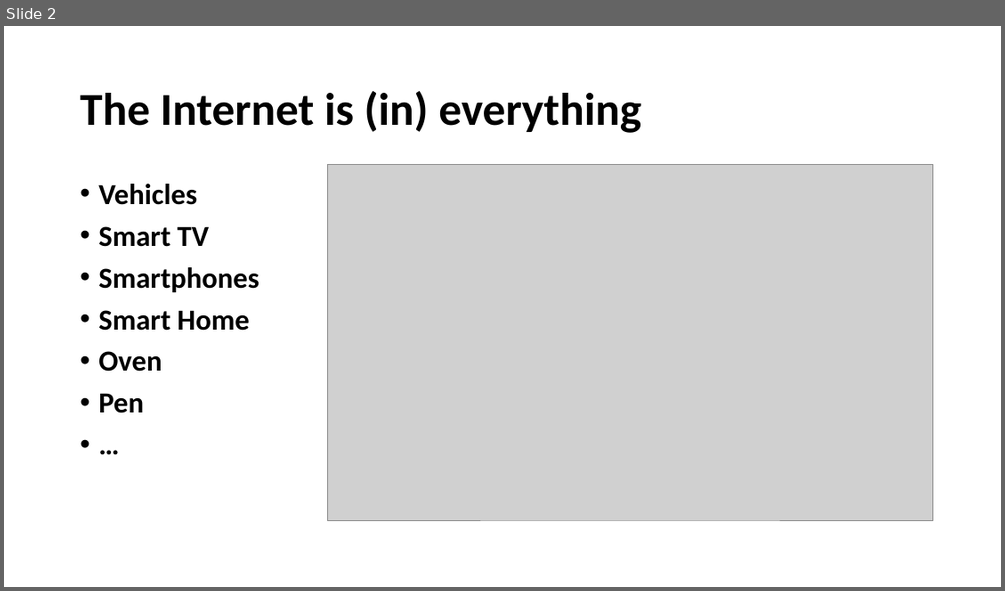
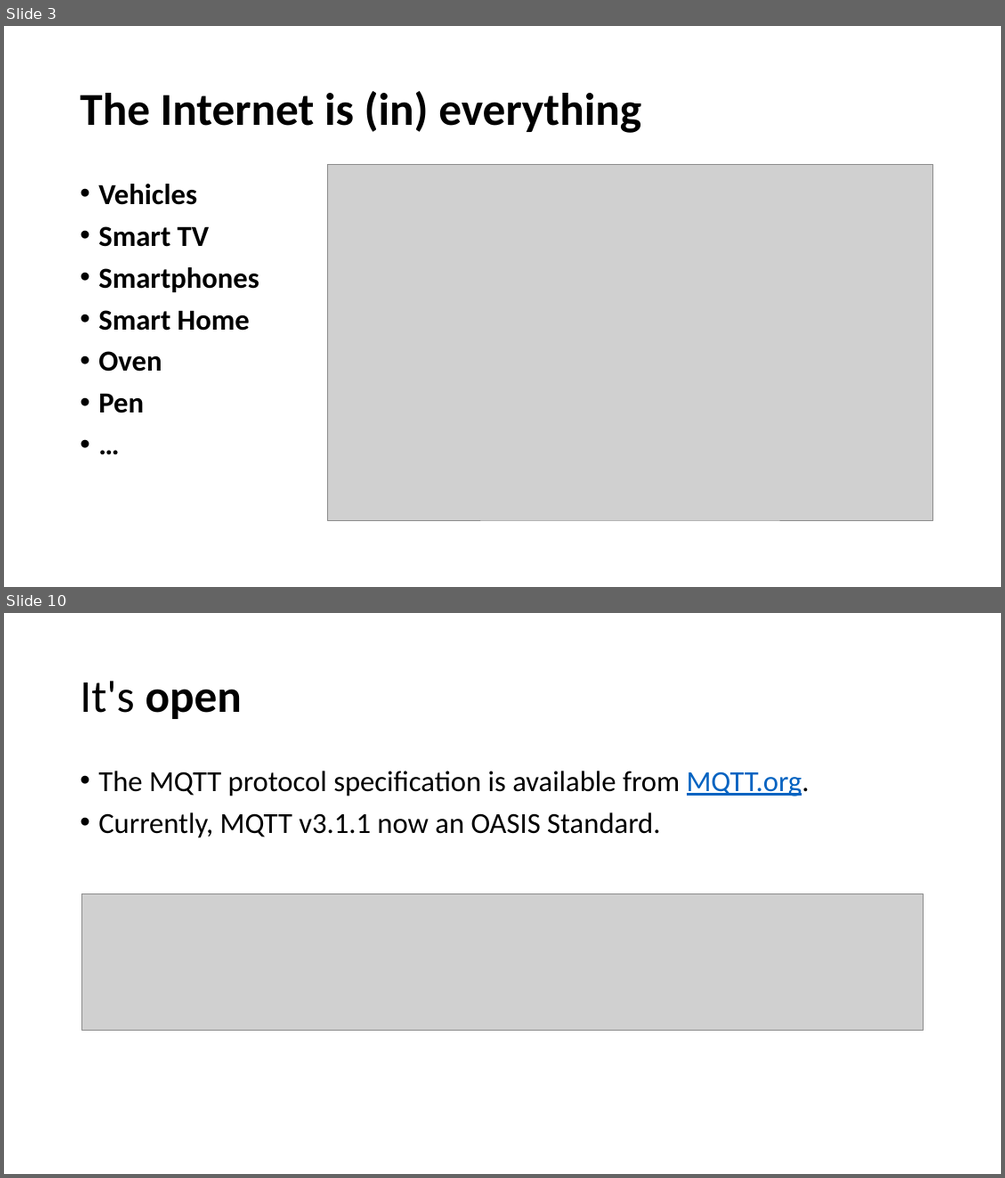
Before and after one commit to lephamtuyen/healthmonitoring, a slide deck: IBM_IoT.pptx. Shown one above the other, each under a label of ours: slide 2 before the commit, slides 3 and 10 after it; the slides between them are not shown. The pictures are 1005x591 and 1005x1178 pixels, drawn with LibreOffice and Linux fonts; fonts in the diff are those of the drawing; grey boxes stand for pictures. Boxes give left, top, right and bottom in pixels: in the first picture for what was removed or moved away, otherwise in the second. Text is boxed around its words. In the diff, an @@ line names an element or a change of style, - is before the commit and + after.

```diff
--- a/IBM_IoT.pptx
+++ b/IBM_IoT.pptx
@@ slide 10 added at [4,613,1001,1174], background #FFFFFF @@
@@ title added at [80,681,242,719], 44 pt, text #000000 @@
+It's open
@@ text added at [98,771,809,838], 28 pt, text #000000 @@
+• The MQTT protocol specification is available from MQTT.org.
+• Currently, MQTT v3.1.1 now an OASIS Standard.
@@ picture added at [82,893,923,1030] @@
@@ what was slide 2 is now slide 3 @@
```
Also in this commit, not shown: 7 slides changed, 9 other slides added, 5 slides removed.
